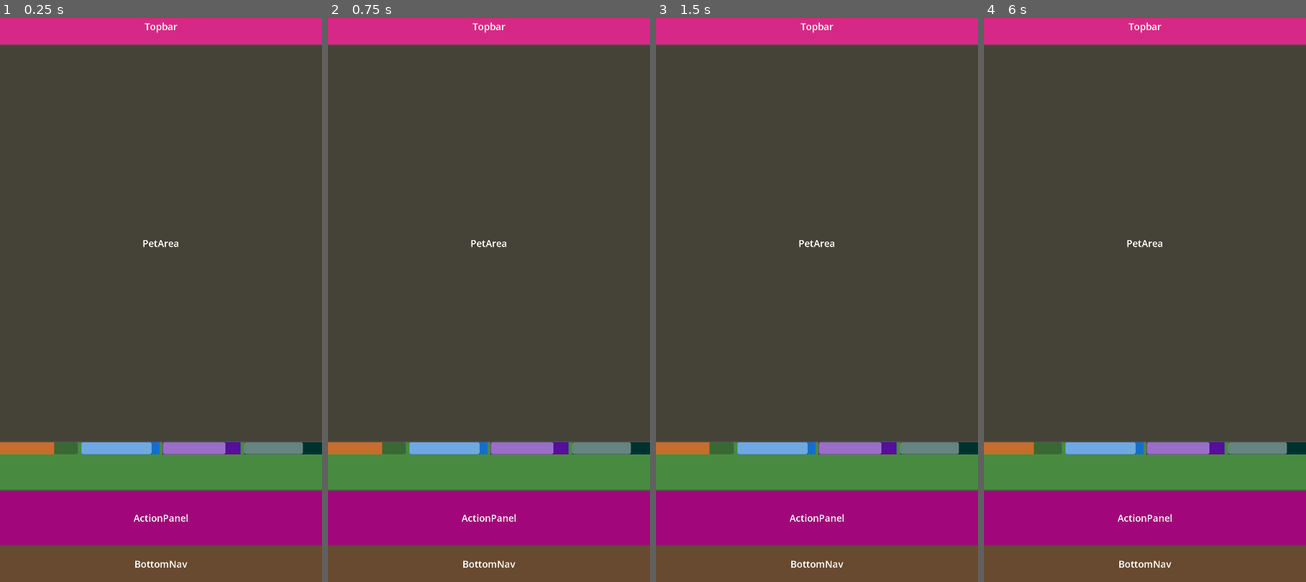
Above: before the commit, frames 1-4 (left to right).
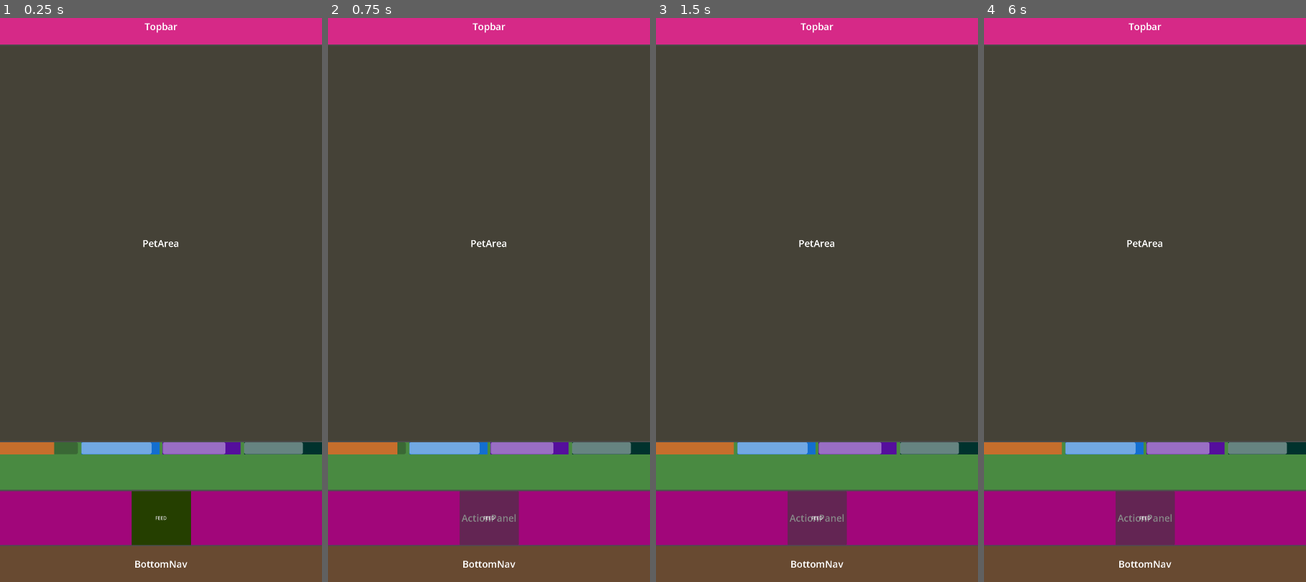
Above: after the commit, the same moments.

Repository: mboracingoz/Hatchi
Game: Godot game, scene res://Scenes/main.tscn
Same seed, same stepped clock (60 frames per second), same inputs: the game is played once before the commit and once after it. This scene is started directly instead of the project's main scene.
Inputs (mouse positions are in pixels of both pictures, inside the frame that each line leads up to):
- Up to frame 1 (0.25 s): no input
- Up to frame 2 (0.75 s): click (489, 519) at 0.5 s, where only the run after the commit has a clickable "FEED"
- Up to frame 3 (1.5 s): click (817, 519) at 1.25 s, where only the run after the commit has a clickable "FEED"
- Up to frame 4 (6 s): click (1145, 519) at 2 s, where only the run after the commit has a clickable "FEED"; tap Enter at 2.75, 4.25, 5.75 s; tap Space at 3.5, 5 s

The runs differ from the first frame. In frame 1, 1.8% of the frame differs, in the area x 40-60%, y 83-94%; in frame 2, 1.9%; in frame 3, 1.9%; in frame 4, 1.9%, in the area x 15-60%, y 75-94%.

Commit message:
Implemented feed action and connect UI interaction to hunger system

Diff:
--- /dev/null
+++ b/Core/ui/Action/FeedButton.gd
@@ -0,0 +1,15 @@
+extends Button
+
+@onready var need_system = get_tree().get_first_node_in_group("need_system")
+
+# Called when the node enters the scene tree for the first time.
+func _ready() -> void:
+	pressed.connect(_on_pressed)
+
+func _on_pressed() -> void:
+	if need_system == null:
+		return
+
+
+	need_system.feed(20.0)
+	print("Feed pressed")
--- a/Scenes/main.tscn
+++ b/Scenes/main.tscn
@@ -1,6 +1,7 @@
 [gd_scene format=3 uid="uid://cf8880oauocta"]
 
 [ext_resource type="Script" uid="uid://fibo7r4yrk3o" path="res://Core/ui/Widgets/NeedBar.gd" id="1_bo1nx"]
+[ext_resource type="Script" uid="uid://b75mcftx0u248" path="res://Core/ui/Action/FeedButton.gd" id="2_8gbba"]
 [ext_resource type="Script" uid="uid://b7ok3fon2vgs7" path="res://Systems/Needs/need_system.gd" id="2_bo1nx"]
 
 [sub_resource type="StyleBoxFlat" id="StyleBoxFlat_7u77a"]
@@ -26,6 +27,9 @@
 
 [sub_resource type="StyleBoxFlat" id="StyleBoxFlat_8gbba"]
 bg_color = Color(0.6298799, 0.025875766, 0.4792717, 1)
+
+[sub_resource type="StyleBoxFlat" id="StyleBoxFlat_ynf5e"]
+bg_color = Color(0.14605942, 0.2466358, 9.62615e-08, 1)
 
 [sub_resource type="StyleBoxFlat" id="StyleBoxFlat_jjvhh"]
 bg_color = Color(0.40655044, 0.2904154, 0.19331902, 1)
@@ -126,6 +130,18 @@
 horizontal_alignment = 1
 vertical_alignment = 1
 
+[node name="ActionsContainer" type="HBoxContainer" parent="RootLayout/ActionPanel" unique_id=577104991]
+layout_mode = 2
+theme_override_constants/separation = 20
+alignment = 1
+
+[node name="Button" type="Button" parent="RootLayout/ActionPanel/ActionsContainer" unique_id=1412812904]
+custom_minimum_size = Vector2(198.86, 50)
+layout_mode = 2
+theme_override_styles/normal = SubResource("StyleBoxFlat_ynf5e")
+text = "FEED"
+script = ExtResource("2_8gbba")
+
 [node name="BottomNav" type="PanelContainer" parent="RootLayout" unique_id=1070485461]
 custom_minimum_size = Vector2(0, 120)
 layout_mode = 2
Not shown, added: Core/ui/Action/FeedButton.gd.uid
